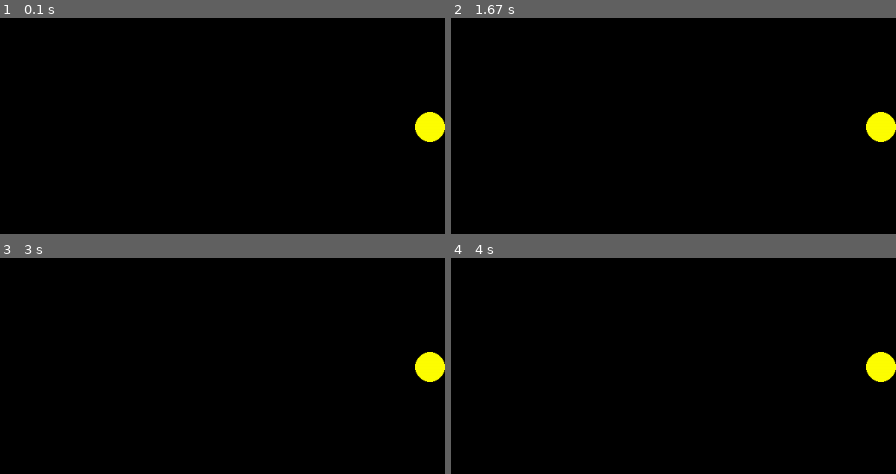
Above: before the commit, frames 1-4 (two rows, left to right).
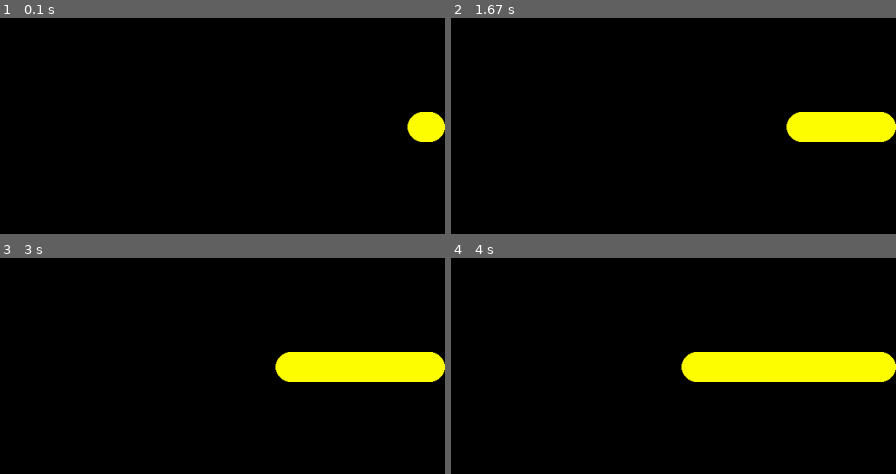
Above: after the commit, the same moments.

Repository: Spartan-119/Self-Learning-Squash-game
Game: pygame game, started from pygame_spyder.py
Two runs of this game, one before a commit and one after it. Both use one fixed random seed, a clock stepped at 60 frames per second and the inputs below.
Inputs:
- Up to frame 1 (0.1 s): no input
- Up to frame 2 (1.67 s): tap Enter at 0.33 s
- Up to frame 3 (3 s): no input
- Up to frame 4 (4 s): no input
The pictures show only the part of the screen within x 50-100%, y 25-75%; the shares and areas given below are measured in that part.

The runs differ from the first frame. In frame 1, 0.3% of the frame differs, in the area x 91-96%, y 43-58%; in frame 2, 2.5%; in frame 3, 4.4%; in frame 4, 5.8%, in the area x 51-96%, y 43-58%.

Commit message:
Update pygame_spyder.py

Diff:
--- a/pygame_spyder.py
+++ b/pygame_spyder.py
@@ -33,6 +33,7 @@
     def update(self, color):
         self.x = self.x + self.vx
         self.y = self.y + self.vy
+        self.show(fgColor)
 
 # Paddle class
 class Paddle:
